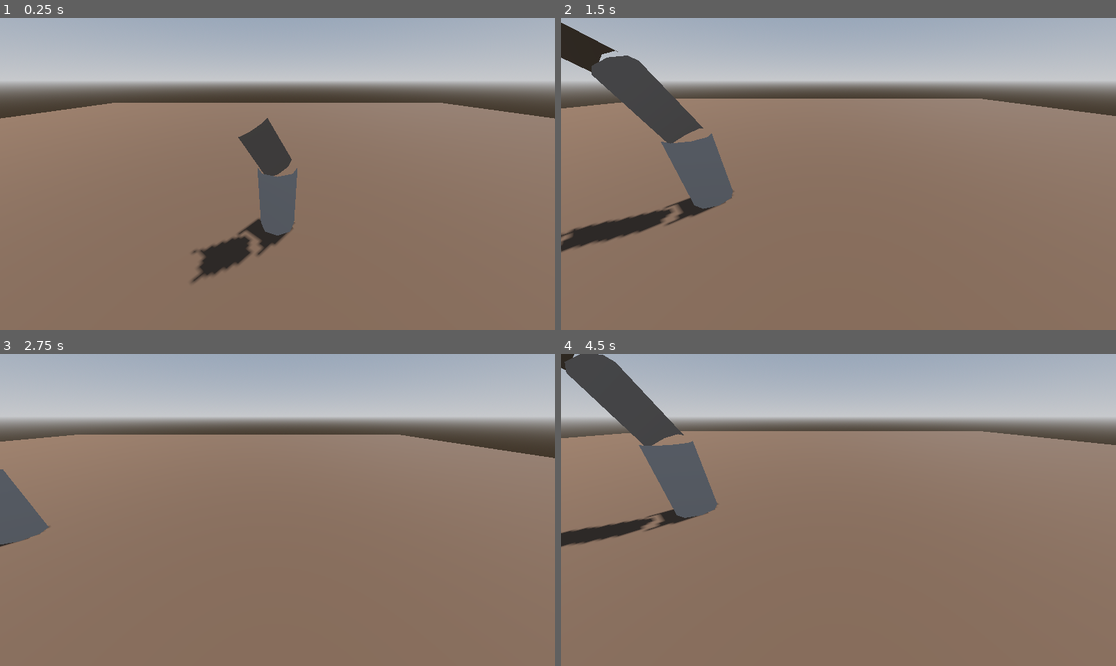
Above: before the commit, frames 1-4 (two rows, left to right).
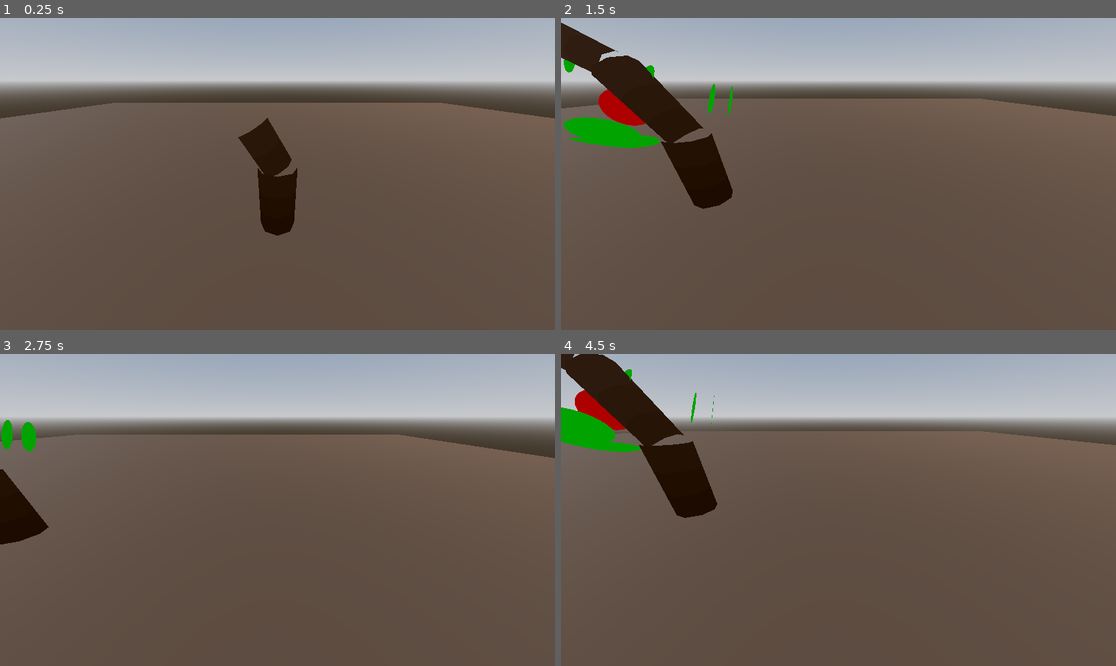
Above: after the commit, the same moments.

Repository: Gwynennen/Godot-4.1.1---Procedural-plants-generation-using-L-system-3D
Game: Godot game, scene res://Main.tscn
Two runs of this game, one before a commit and one after it. Both use one fixed random seed, a clock stepped at 60 frames per second and the inputs below. The project has no main scene, so this scene is started directly.
Inputs (mouse positions are in pixels of both pictures, inside the frame that each line leads up to):
- Up to frame 1 (0.25 s): no input
- Up to frame 2 (1.5 s): tap Enter at 0.5 s; move the mouse to (960, 158) at 0.52 s; hold D 0.53-1.25 s; tap Q at 0.6 s; click (960, 158) at 0.67 s; drag from (727, 189) to (810, 236) at 1.27 s
- Up to frame 3 (2.75 s): tap Space at 2 s; move the mouse to (333, 441) at 2.02 s; hold D from 2.03 s (still down); tap Shift at 2.1 s
- Up to frame 4 (4.5 s): release D at 2.75 s; drag from (810, 572) to (672, 463) at 2.77 s; tap Enter at 3.5 s; move the mouse to (1005, 556) at 3.52 s; hold A 3.53-4.25 s; tap Q at 3.6 s; drag from (672, 463) to (755, 432) at 4.27 s

The runs differ from the first frame. In frame 1, 71% of the frame differs, in the area x 0-100%, y 27-100%; in frame 2, 74%; in frame 3, 73%; in frame 4, 78%, in the area x 0-100%, y 0-100%.

Commit message:
Add files via upload

Diff:
--- a/Lsystem3D/Generator.gd
+++ b/Lsystem3D/Generator.gd
@@ -1,7 +1,7 @@
 extends Node3D
 
 var drawble = "F"
-var actions = "-+[]|#!{}.<>&^/\\()`:"
+var actions = "-+[]|#!{}.<>&^/\\()`:RL"
 var rules
 var starting
 var current
@@ -9,7 +9,7 @@
 
 func _ready():
 	randomize()
-	start("Tree1", 5)
+	start("Tree1", 4)
 
 func start(preset_name: String, steps):
 	TW = create_tween()
@@ -22,6 +22,7 @@
 	current = starting.duplicate(true)
 	current.rota = Vector3.ZERO
 	current.parentJoint = self
+	current.color = Color.SADDLE_BROWN.darkened(0.8)
 
 func load_settings(presetName: String):
 	var preset_data = {}
@@ -58,10 +59,11 @@
 		current.state = tmp
 
 func create_parts():
-	var checkpoint = {"parentJoint": [], "rota": [], "length": [], "width": []}
+	var checkpoint = {"parentJoint": [], "rota": [], "length": [], "width": [], "color": []}
 	for part in current.state:
 		if part in drawble:
 			make_part()
+			current.color = current.color.lightened(0.01)
 		elif part in actions:
 			match part:
 #				handle stack
@@ -87,6 +89,11 @@
 				":":
 					current.width *= current.widthMulti
 
+#				additions
+				"R":
+					make_apple()
+				"L":
+					make_leaves()
 				_:
 					push_error("unknown symbol")
 
@@ -98,12 +105,47 @@
 	current.parentJoint = jointStart
 
 	var jointEnd = Marker3D.new()
-	jointEnd.position = make_animated_mesh(8)
+	jointEnd.position = make_branch(8)
 	current.parentJoint.add_child(jointEnd)
 	current.parentJoint = jointEnd
 
+func make_apple():
+	var holder = Marker3D.new()
+	holder.rotation.x = -PI/4
+	var apple = MeshInstance3D.new()
+	apple.mesh = SphereMesh.new()
+	apple.mesh.radius = current.width
+	apple.mesh.height = current.width*2
+	apple.position.y = -current.width*2
+	apple.set_material_override(StandardMaterial3D.new())
+	apple.get_material_override().set_albedo(Color.DARK_RED)
+	apple.get_material_override().set_shading_mode(BaseMaterial3D.SHADING_MODE_UNSHADED)
+	current.parentJoint.add_child(holder)
+	holder.add_child(apple)
 
-func make_animated_mesh(sidesCount):
+	apple.scale = Vector3.ZERO
+	TW.tween_property(apple, "scale", Vector3.ONE, 0.05)
+
+func make_leaves():
+	for x in randi_range(5, 15):
+		var holder = Marker3D.new()
+		holder.rotation.x = -PI/4
+		holder.rotation.y = deg_to_rad(randi_range(0, 360))
+		var leaf = MeshInstance3D.new()
+		leaf.mesh = SphereMesh.new()
+		leaf.mesh.radius = current.width
+		leaf.mesh.height = 0
+		leaf.position.y = -current.width*randi_range(1, 5)
+		leaf.set_material_override(StandardMaterial3D.new())
+		leaf.get_material_override().set_albedo(Color.WEB_GREEN)
+		leaf.get_material_override().set_shading_mode(BaseMaterial3D.SHADING_MODE_UNSHADED)
+		current.parentJoint.add_child(holder)
+		holder.add_child(leaf)
+
+		leaf.scale = Vector3.ZERO
+		TW.tween_property(leaf, "scale", Vector3.ONE, 0.05)
+
+func make_branch(sidesCount):
 	var endPos = Vector3(0,current.length,0)
 	var st = SurfaceTool.new()
 	st.begin(Mesh.PRIMITIVE_TRIANGLE_STRIP)
@@ -118,6 +160,10 @@
 
 	var tube = MeshInstance3D.new()
 	tube.set_mesh(st.commit())
+	tube.set_material_override(StandardMaterial3D.new())
+	tube.get_material_override().set_albedo(current.color)
+	tube.get_material_override().set_shading_mode(BaseMaterial3D.SHADING_MODE_UNSHADED)
+
 	tube.scale = Vector3.ZERO
 	TW.tween_property(tube, "scale", Vector3.ONE, 0.05)
 
--- a/Lsystem3D/Main.tscn
+++ b/Lsystem3D/Main.tscn
@@ -28,8 +28,8 @@
 environment = SubResource("Environment_cqa5q")
 
 [node name="DirectionalLight3D" type="DirectionalLight3D" parent="."]
-transform = Transform3D(-0.626484, -0.658456, -0.417078, -0.597928, 0.0627364, 0.799091, -0.5, 0.75, -0.433013, 0, 0, 0)
-shadow_enabled = true
+transform = Transform3D(1, 0, 0, 0, 0.798636, 0.601815, 0, -0.601815, 0.798636, 0, 0, 0)
+sky_mode = 1
 
 [node name="Generator" type="Node3D" parent="."]
 script = ExtResource("1_10i1m")
--- a/Lsystem3D/presets.cfg
+++ b/Lsystem3D/presets.cfg
@@ -1,5 +1,5 @@
 [Tree1]
-A = {"pbty": 100, "main":"`:[&FFFA]////[&FFFA]////[&FFFA]"}
+A = {"pbty": 50, "main":"`:[&FFFLRA]////[&FFFALL]////[&FFFLA]", "second":"`:[&FFFAL]////[&FFFLRAL]"}
 values = {
 	"state": "FFFA",
 	"length": 0.5,
@@ -8,3 +8,14 @@
 	"widthMulti": 0.8,
 	"angle": 30,
 }
+
+[StackedCake]
+A = {"pbty": 100, "main":"`:F&A"}
+values = {
+	"state": "A",
+	"length": 0.5,
+	"lengthMulti": 0.9,
+	"width": 0.4,
+	"widthMulti": 0.8,
+	"angle": 20,
+}
